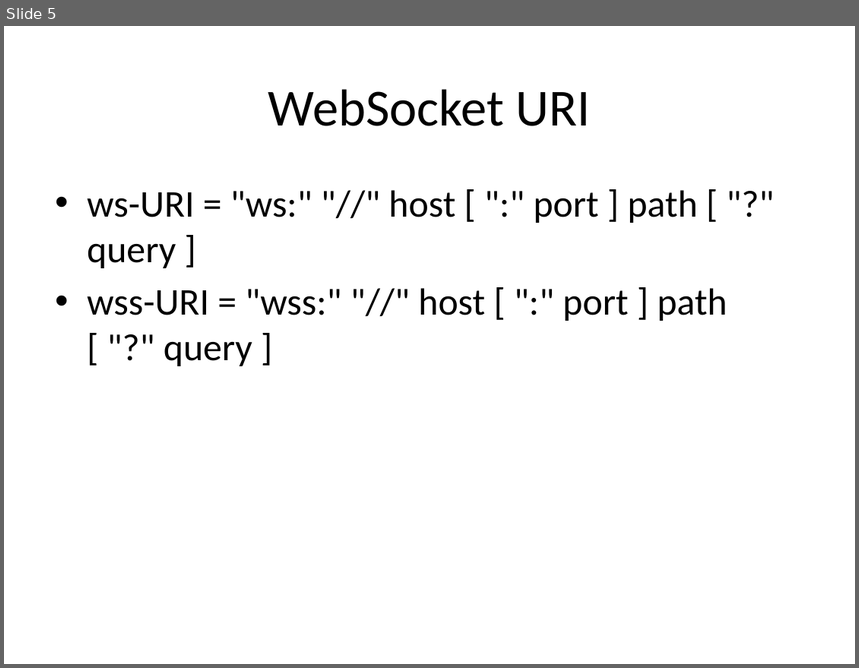
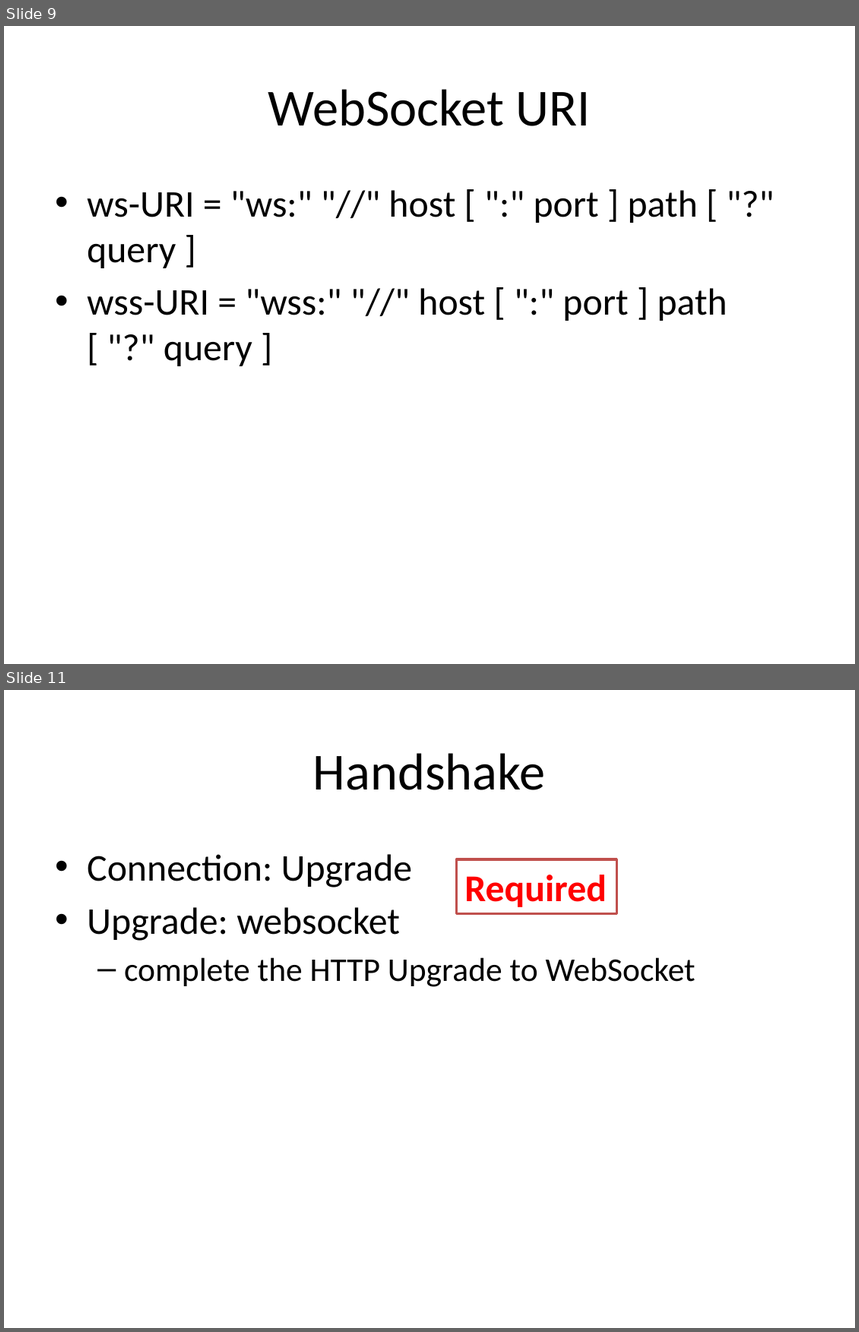
Before and after one commit to HLimit/h5_Traning, a slide deck: [presentation/[7]WebSockets.pptx. Shown one above the other, each under a label of ours: slide 5 before the commit, slides 9 and 11 after it; the slides between them are not shown. The pictures are 859x668 and 859x1332 pixels, drawn with LibreOffice and Linux fonts; fonts in the diff are those of the drawing. Boxes give left, top, right and bottom in pixels: in the first picture for what was removed or moved away, otherwise in the second. Text is boxed around its words. In the diff, an @@ line names an element or a change of style, - is before the commit and + after.

```diff
--- a/[presentation/[7]WebSockets.pptx
+++ b/[presentation/[7]WebSockets.pptx
@@ slide 11 added at (4, 690, 855, 1328), background #FFFFFF @@
@@ title added at (313, 753, 546, 790), 44 pt, text #000000 @@
+Handshake
@@ text added at (87, 854, 696, 987), 32 pt, text #000000 @@
+• Connection: Upgrade
+• Upgrade: websocket
+  – complete the HTTP Upgrade to WebSocket
@@ rectangle added at (456, 859, 617, 914), fill #FFFFFF, outline #C0504D 2 pt, 32 pt, text #FF0000, bold @@
+Required
@@ what was slide 5 is now slide 9 @@
```
Also in this commit, not shown: 1 slide changed, 7 other slides added, 1 slide removed, 8 other files.
